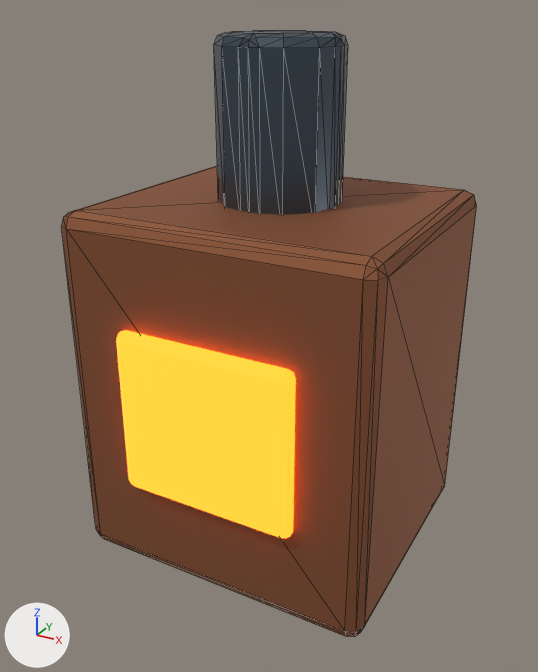
The glTF model assets/models/baked/Foundry-Furnace.glb: old version first, new version second.
The view is the same before and after, from a 50 mm lens placed at (1.9, -3.54, 3.06), pointed at (-0.01, -0.08, 1.33). The axes (+X, +Y, +Z) are drawn at lower left. The lights are the same throughout. The older version comes first. Mesh edges are drawn as thin lines on the coarser meshes.

In view in the first picture: 'Furnace_Body.001', 'Furnace_Chimney.001', 'Furnace_Mouth.001'.
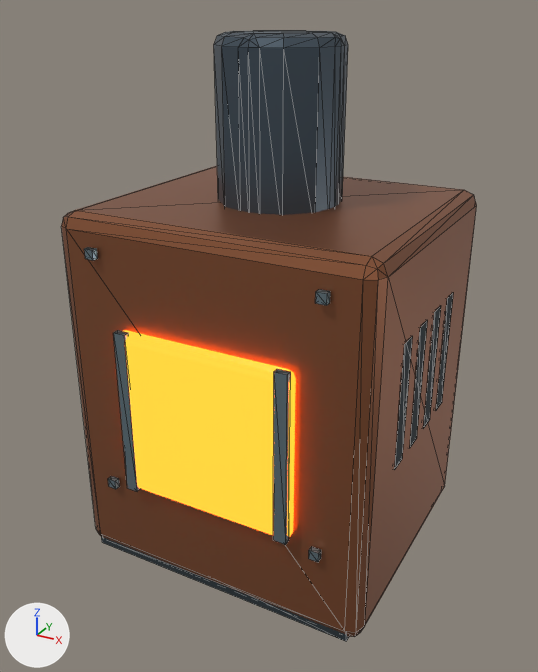
Boxes [x1, y1, x2, y2] around the edits, measured in the pictures (538 x 672 px):
'Furnace_Body.001', surface changed
    both: [66, 167, 475, 637]
'Detail_Assembly', added
    after: [84, 247, 453, 641]
    faces in mat_polish_steel (greyish blue #7c9099): [84, 247, 330, 562]
    faces in mat_polish_recess (dark blue #2c363c): [101, 293, 453, 641]

Diff of the bpy script that builds the scene:
```diff
--- a/assets/models/baked/Foundry-Furnace.glb.py
+++ b/assets/models/baked/Foundry-Furnace.glb.py
@@ mat_rusted_metal @@
 mat_rusted_metal.metallic = 0.65
-mat_rusted_metal.roughness = 0.65
+mat_rusted_metal.roughness = 0.38
@@ mat_polish_recess @@
+mat_polish_recess = principled_material('Polish Recess')
+mat_polish_recess.base_color = (0.025, 0.037, 0.045)  # dark blue #2c363c
+mat_polish_recess.metallic = 0.25
+mat_polish_recess.roughness = 0.8
@@ mat_polish_steel @@
+mat_polish_steel = principled_material('Polish Steel')
+mat_polish_steel.base_color = (0.2, 0.28, 0.32)  # greyish blue #7c9099
+mat_polish_steel.metallic = 0.7
+mat_polish_steel.roughness = 0.38
@@ me_cube @@
+me_cube.from_pydata(...)  # 128 vertices, 192 faces; spans x -0.43..1.3, y -0.06..1.53, z -1.06..0.88
+# faces by material slot: [120, 72]
+me_cube.materials.append(mat_polish_recess)  # dark blue #2c363c
+me_cube.materials.append(mat_polish_steel)  # greyish blue #7c9099
@@ ob_detail_assembly @@
+ob_detail_assembly = bpy.data.objects.new('Detail_Assembly', me_cube)
+ob_detail_assembly.location = (-0.396, -0.777, 1.062)
```
